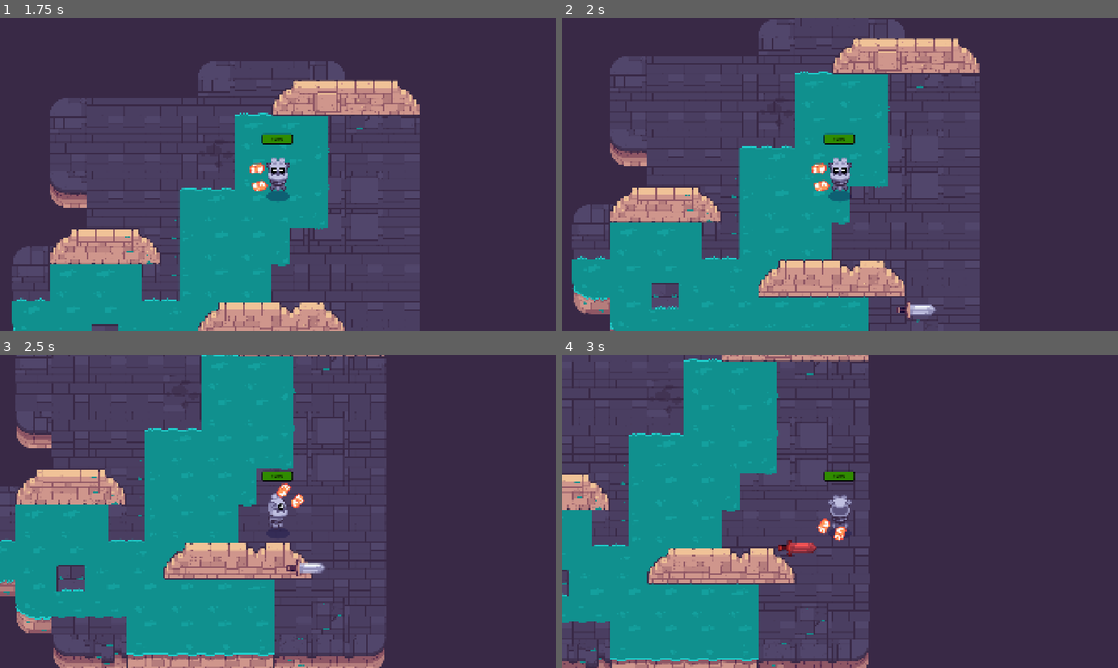
Above: before the commit, frames 1-4 (two rows, left to right).
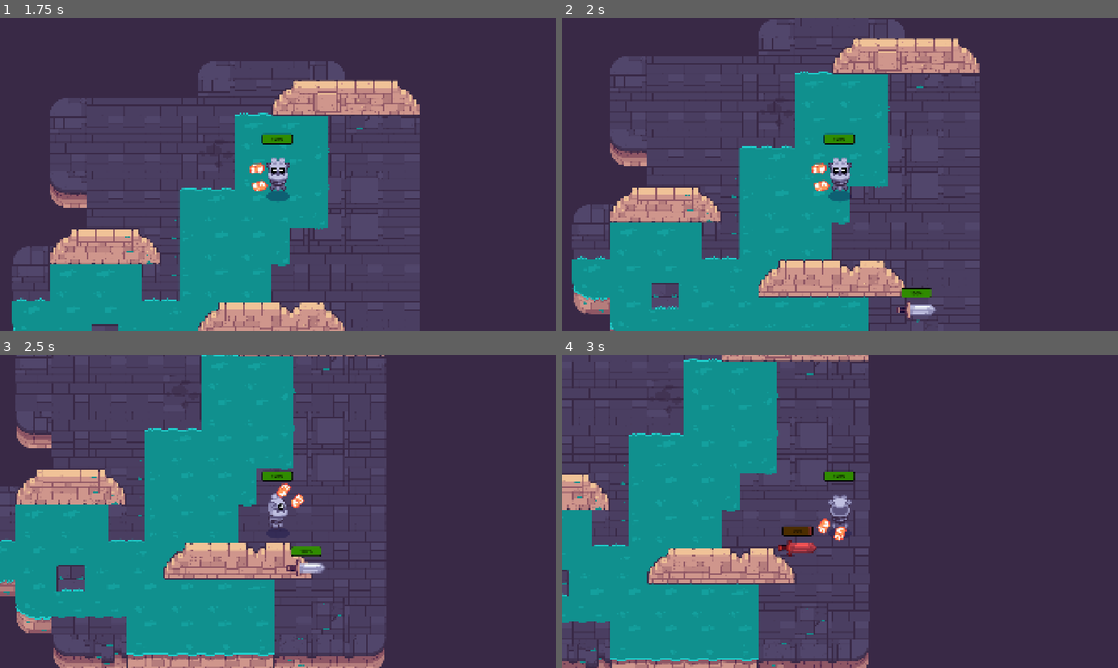
Above: after the commit, the same moments.

Repository: iFryTheReal/GDQuestTweenStick
Game: Godot game, scene res://test_room.tscn
Two runs of this game, one before a commit and one after it. Both use one fixed random seed, a clock stepped at 60 frames per second and the inputs below. The project has no main scene, so this scene is started directly.
Inputs (mouse positions are in pixels of both pictures, inside the frame that each line leads up to):
- Up to frame 1 (1.75 s): tap Enter at 0.5 s; move the mouse to (400, 158) at 0.52 s; hold D (move_right) 0.53-1.28 s; hold Space (shoot) 0.53-1.28 s; click (400, 158) at 0.67 s; move the mouse to (166, 190) at 1.27 s; hold S (move_down) from 1.28 s (still down); tap Z at 1.35 s
- Up to frame 2 (2 s): keep holding S (move_down)
- Up to frame 3 (2.5 s): move the mouse to (333, 442) at 2.02 s; release S (move_down) at 2.03 s; hold D (move_right) from 2.03 s (still down); hold Space (shoot) from 2.03 s (still down)
- Up to frame 4 (3 s): move the mouse to (812, 574) at 2.77 s; release D (move_right) at 2.78 s; release Space (shoot) at 2.78 s; hold W (move_up) from 2.78 s (still down); tap Z at 2.85 s; click (812, 574) at 2.92 s

Frame 1 is identical in both runs. In frame 2, 0.2% of the frame differs, in the area x 60-67%, y 86-90%; in frame 3, 0.2%, in the area x 52-58%, y 61-65%; in frame 4, 0.2%.

Commit message:
Add health bar to mob

Diff:
--- a/mobs/mob.gd
+++ b/mobs/mob.gd
@@ -3,6 +3,7 @@
 
 @onready var _detection_area: Area2D = %DetectionArea
 @onready var _hit_box: Area2D = $HitBox
+@onready var _health_bar: Control = %HealthBar
 
 ## Maximum speed allowed for the mob
 @export var max_speed: float = 600.0
@@ -12,12 +13,17 @@
 @export var deceleration: float = 700.0
 ## Mob health level
 @export var health: int = 10 : set = set_health
+## Mob maximum health
+@export_range(1, 100, 1, "or_greater") var max_health: int = 20
 ## Damage inflicted by the mob
 @export var damage: int = 1
 
 var _player: Player = null
 
 func _ready() -> void:
+	_health_bar.max_health = max_health
+	health = max_health
+
 	_detection_area.body_entered.connect(func (body: Node) -> void:
 		if body is Player:
 			_player = body
@@ -49,6 +55,7 @@
 
 func set_health(new_health: int) -> void:
 	health = new_health
+	_health_bar.set_health(health)
 	if health <= 0:
 		die()
 
--- a/mobs/mob.tscn
+++ b/mobs/mob.tscn
@@ -1,7 +1,8 @@
-[gd_scene load_steps=6 format=3 uid="uid://c0i2gypp2yyrp"]
+[gd_scene load_steps=10 format=3 uid="uid://c0i2gypp2yyrp"]
 
 [ext_resource type="Texture2D" uid="uid://nohjoiah3jgr" path="res://mobs/sword_inactive.png" id="1_bteyy"]
 [ext_resource type="Script" uid="uid://cxodc6xq7oi85" path="res://mobs/mob.gd" id="1_fgbma"]
+[ext_resource type="Script" uid="uid://c64c6resoa6ag" path="res://common/health_bar.gd" id="3_p7hwu"]
 
 [sub_resource type="CapsuleShape2D" id="CapsuleShape2D_bteyy"]
 radius = 16.0
@@ -13,6 +14,36 @@
 [sub_resource type="CapsuleShape2D" id="CapsuleShape2D_fgbma"]
 radius = 19.0
 height = 134.0
+
+[sub_resource type="StyleBoxFlat" id="StyleBoxFlat_7em8x"]
+bg_color = Color(0.49747366, 0.49747372, 0.49747354, 1)
+border_width_left = 3
+border_width_top = 3
+border_width_right = 3
+border_width_bottom = 3
+border_color = Color(0, 0, 0, 1)
+corner_radius_top_left = 5
+corner_radius_top_right = 5
+corner_radius_bottom_right = 5
+corner_radius_bottom_left = 5
+expand_margin_left = 3.0
+expand_margin_top = 3.0
+expand_margin_right = 3.0
+expand_margin_bottom = 3.0
+
+[sub_resource type="StyleBoxFlat" id="StyleBoxFlat_5bycy"]
+bg_color = Color(0.1882353, 0.54509807, 0, 1)
+border_color = Color(0, 0, 0, 1)
+corner_radius_top_left = 5
+corner_radius_top_right = 5
+corner_radius_bottom_right = 5
+corner_radius_bottom_left = 5
+
+[sub_resource type="Theme" id="Theme_qatwx"]
+ProgressBar/colors/font_color = Color(0, 0, 0, 1)
+ProgressBar/font_sizes/font_size = 16
+ProgressBar/styles/background = SubResource("StyleBoxFlat_7em8x")
+ProgressBar/styles/fill = SubResource("StyleBoxFlat_5bycy")
 
 [node name="Mob" type="CharacterBody2D"]
 collision_layer = 4
@@ -39,3 +70,26 @@
 rotation = 1.5707964
 shape = SubResource("CapsuleShape2D_fgbma")
 debug_color = Color(0.99414665, 0, 0.23388389, 0.41960785)
+
+[node name="HealthBar" type="Control" parent="."]
+unique_name_in_owner = true
+layout_mode = 3
+anchors_preset = 15
+anchor_right = 1.0
+anchor_bottom = 1.0
+offset_left = -50.0
+offset_top = -73.0
+offset_right = -50.0
+offset_bottom = -73.0
+grow_horizontal = 2
+grow_vertical = 2
+script = ExtResource("3_p7hwu")
+
+[node name="ProgressBar" type="ProgressBar" parent="HealthBar"]
+unique_name_in_owner = true
+layout_mode = 0
+offset_right = 100.0
+offset_bottom = 29.0
+theme = SubResource("Theme_qatwx")
+step = 1.0
+value = 50.0
--- a/player/player.tscn
+++ b/player/player.tscn
@@ -1,16 +1,46 @@
-[gd_scene load_steps=10 format=3 uid="uid://43ku0c7m8gqa"]
+[gd_scene load_steps=13 format=3 uid="uid://43ku0c7m8gqa"]
 
 [ext_resource type="Script" uid="uid://bml0yexgmjr54" path="res://player/player.gd" id="1_g1dw6"]
 [ext_resource type="PackedScene" uid="uid://5ays6kuo0xio" path="res://common/shadow.tscn" id="1_rkbax"]
 [ext_resource type="Texture2D" uid="uid://bw03btxpkxde4" path="res://player/godot_bottom.png" id="2_g1dw6"]
-[ext_resource type="Script" uid="uid://cl3e46fsb17dw" path="res://player/sprite_2d.gd" id="4_yw30f"]
+[ext_resource type="Script" uid="uid://cl3e46fsb17dw" path="res://player/body_sprite.gd" id="4_yw30f"]
 [ext_resource type="Script" uid="uid://djmlb8fcjgvng" path="res://player/weapon_pivot.gd" id="5_boad6"]
 [ext_resource type="PackedScene" uid="uid://cmcxoh45b2757" path="res://weapons/weapon.tscn" id="5_g6k8r"]
 [ext_resource type="Texture2D" uid="uid://dekkcmj408pvt" path="res://player/hand_fire.png" id="6_boad6"]
-[ext_resource type="PackedScene" uid="uid://dbwrdmcao865h" path="res://common/health_bar.tscn" id="8_rgyib"]
+[ext_resource type="Script" uid="uid://c64c6resoa6ag" path="res://common/health_bar.gd" id="8_rgyib"]
 
 [sub_resource type="CircleShape2D" id="CircleShape2D_yw30f"]
 radius = 20.0
+
+[sub_resource type="StyleBoxFlat" id="StyleBoxFlat_7em8x"]
+bg_color = Color(0.49747366, 0.49747372, 0.49747354, 1)
+border_width_left = 3
+border_width_top = 3
+border_width_right = 3
+border_width_bottom = 3
+border_color = Color(0, 0, 0, 1)
+corner_radius_top_left = 5
+corner_radius_top_right = 5
+corner_radius_bottom_right = 5
+corner_radius_bottom_left = 5
+expand_margin_left = 3.0
+expand_margin_top = 3.0
+expand_margin_right = 3.0
+expand_margin_bottom = 3.0
+
+[sub_resource type="StyleBoxFlat" id="StyleBoxFlat_5bycy"]
+bg_color = Color(0.1882353, 0.54509807, 0, 1)
+border_color = Color(0, 0, 0, 1)
+corner_radius_top_left = 5
+corner_radius_top_right = 5
+corner_radius_bottom_right = 5
+corner_radius_bottom_left = 5
+
+[sub_resource type="Theme" id="Theme_qatwx"]
+ProgressBar/colors/font_color = Color(0, 0, 0, 1)
+ProgressBar/font_sizes/font_size = 16
+ProgressBar/styles/background = SubResource("StyleBoxFlat_7em8x")
+ProgressBar/styles/fill = SubResource("StyleBoxFlat_5bycy")
 
 [node name="Player" type="CharacterBody2D"]
 motion_mode = 1
@@ -48,9 +78,25 @@
 texture = ExtResource("6_boad6")
 offset = Vector2(0, 30)
 
-[node name="HealthBar" parent="." instance=ExtResource("8_rgyib")]
+[node name="HealthBar" type="Control" parent="."]
 unique_name_in_owner = true
+layout_mode = 3
+anchors_preset = 15
+anchor_right = 1.0
+anchor_bottom = 1.0
 offset_left = -52.0
 offset_top = -137.0
 offset_right = -52.0
 offset_bottom = -137.0
+grow_horizontal = 2
+grow_vertical = 2
+script = ExtResource("8_rgyib")
+
+[node name="ProgressBar" type="ProgressBar" parent="HealthBar"]
+unique_name_in_owner = true
+layout_mode = 0
+offset_right = 100.0
+offset_bottom = 29.0
+theme = SubResource("Theme_qatwx")
+step = 1.0
+value = 50.0
Not shown: 4 places in common/health_bar.tscn that only renumber resources
Renamed: player/sprite_2d.gd -> player/body_sprite.gd
Renamed: player/sprite_2d.gd.uid -> player/body_sprite.gd.uid
